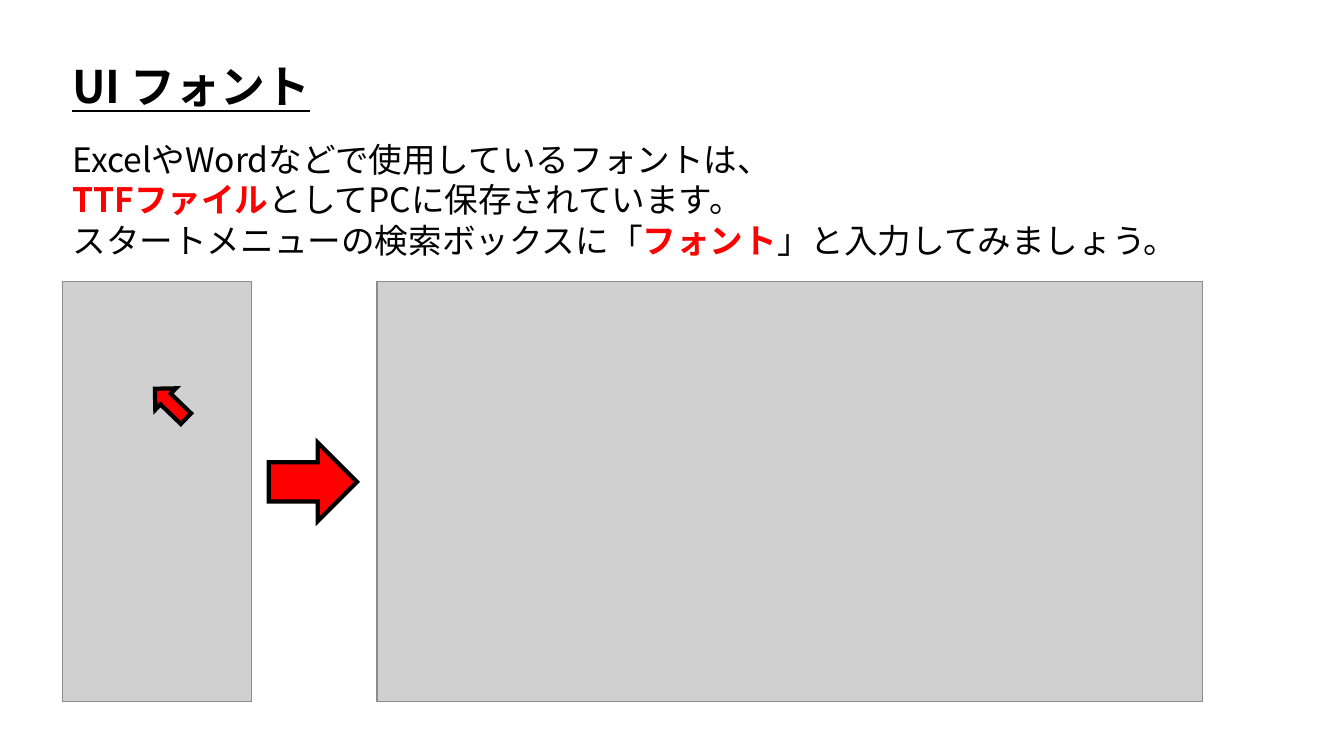
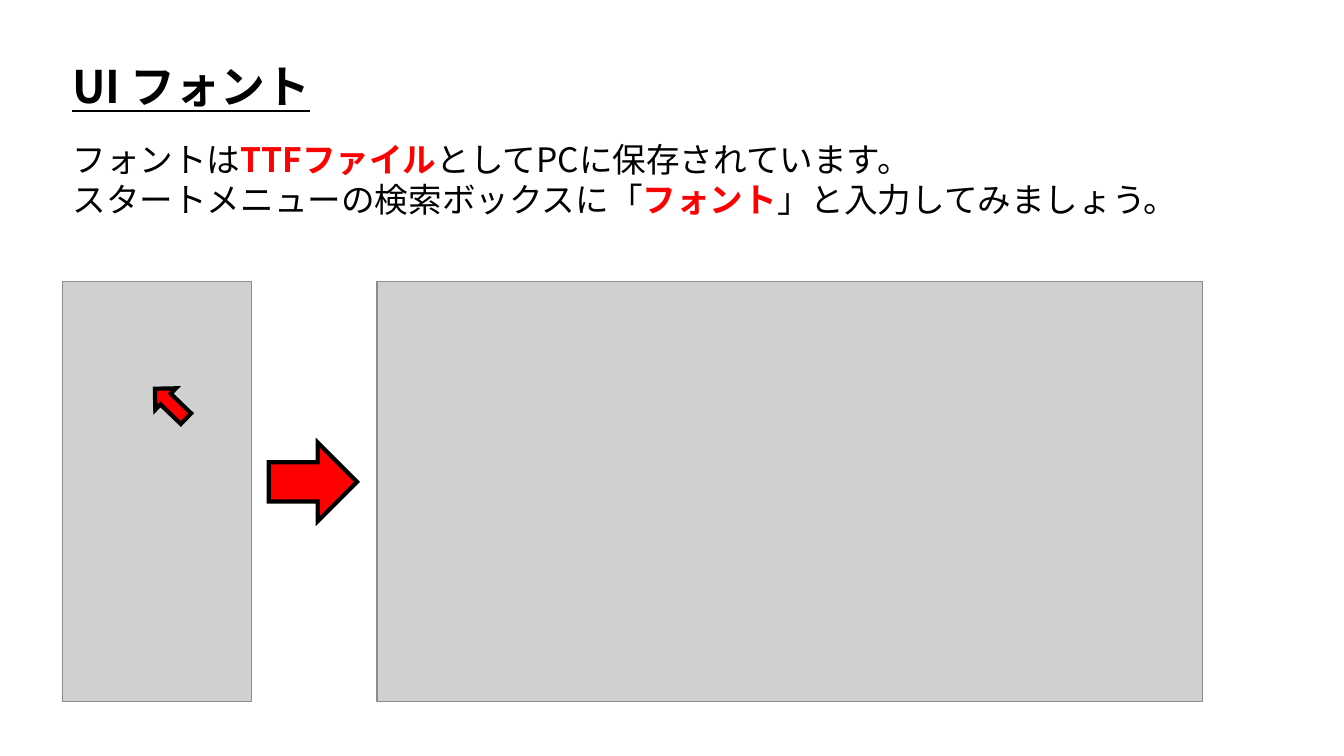
Before and after one commit to ArakiYusuke-Ohara/Textbook, a slide deck: slide 2 of ゲーム科1年/00_前期/ゲームエンジンⅠ/12_1_UI_フォント編.pptx. Drawn at 1344x756 pixels with LibreOffice and Linux fonts; fonts in the diff are those of the drawing; grey boxes stand for pictures. Boxes give left, top, right and bottom in pixels: in the first picture for what was removed or moved away, otherwise in the second. Text is boxed around its words. In the diff, an @@ line names an element or a change of style, - is before the commit and + after.

```diff
--- a/ゲーム科1年/00_前期/ゲームエンジンⅠ/12_1_UI_フォント編.pptx
+++ b/ゲーム科1年/00_前期/ゲームエンジンⅠ/12_1_UI_フォント編.pptx
@@ text at [72,144,910,175]: text changed @@
-ExcelやWordなどで使用しているフォントは、
-TTFファイルとしてPCに保存されています。
+フォントはTTFファイルとしてPCに保存されています。
```
Also in this commit, not shown: 8 other files.
